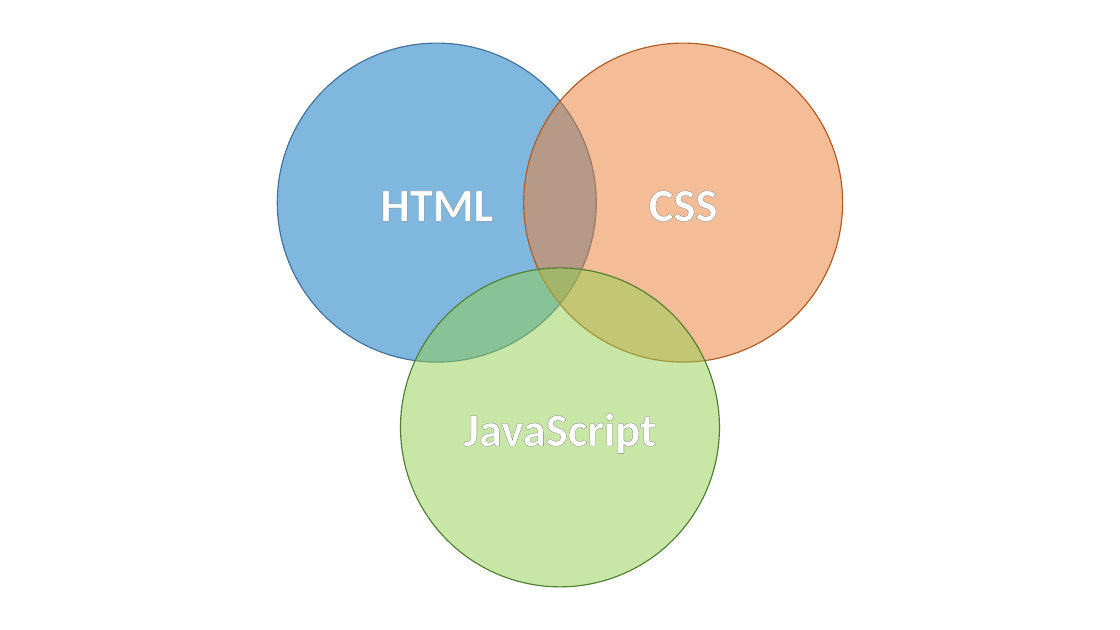
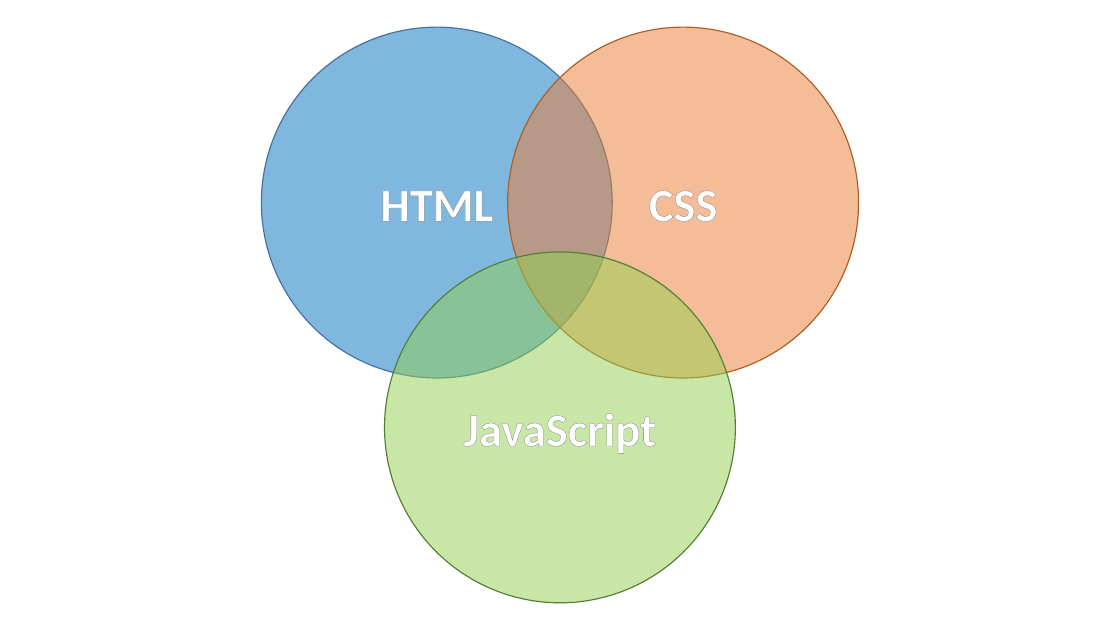
Before and after one commit to Nuevas-Tecnologias-FIUBA/Clase-HTML-CSS, a slide deck: slide 3 of Slides/Clase.pptx. Drawn at 1120x630 pixels with LibreOffice and Linux fonts; fonts in the diff are those of the drawing. Boxes give left, top, right and bottom in pixels: in the first picture for what was removed or moved away, otherwise in the second. Text is boxed around its words. In the diff, an @@ line names an element or a change of style, - is before the commit and + after.

```diff
--- a/Slides/Clase.pptx
+++ b/Slides/Clase.pptx
@@ ellipse "HTML" resized from (x1=277, y1=43, x2=597, y2=362) to (x1=261, y1=27, x2=613, y2=378) @@
@@ ellipse "CSS" resized from (x1=523, y1=43, x2=843, y2=362) to (x1=507, y1=27, x2=859, y2=378) @@
@@ ellipse "JavaScript" resized from (x1=401, y1=268, x2=720, y2=587) to (x1=385, y1=252, x2=736, y2=603) @@
```
Also in this commit, not shown: 2 other slides changed.
